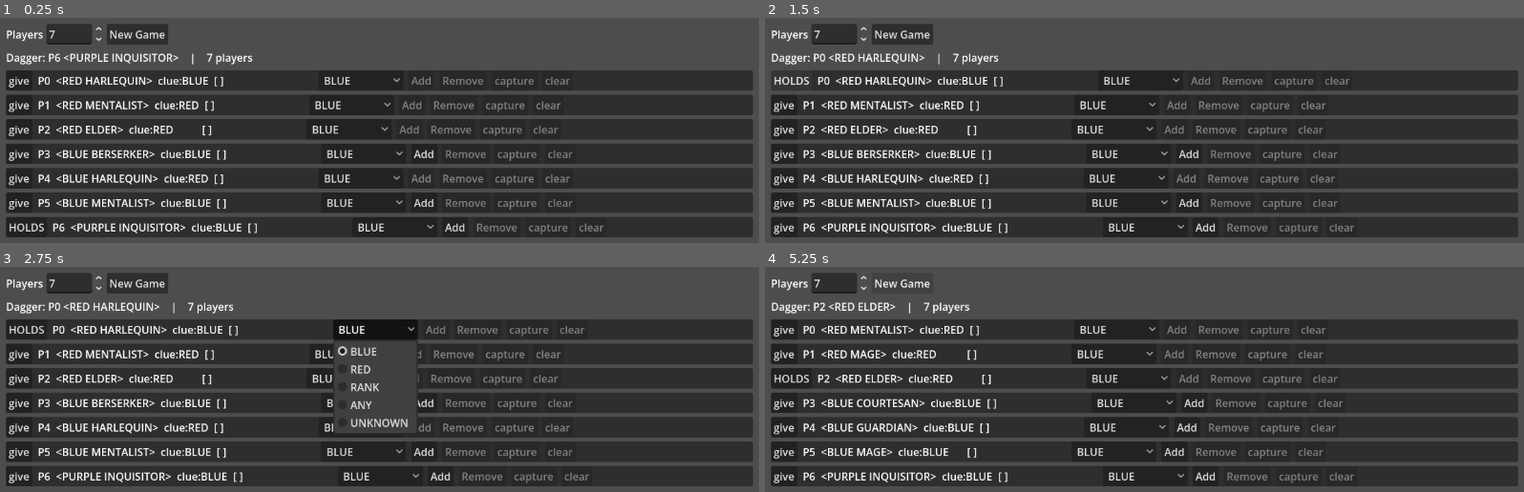
Above: before the commit, frames 1-4 (two rows, left to right).
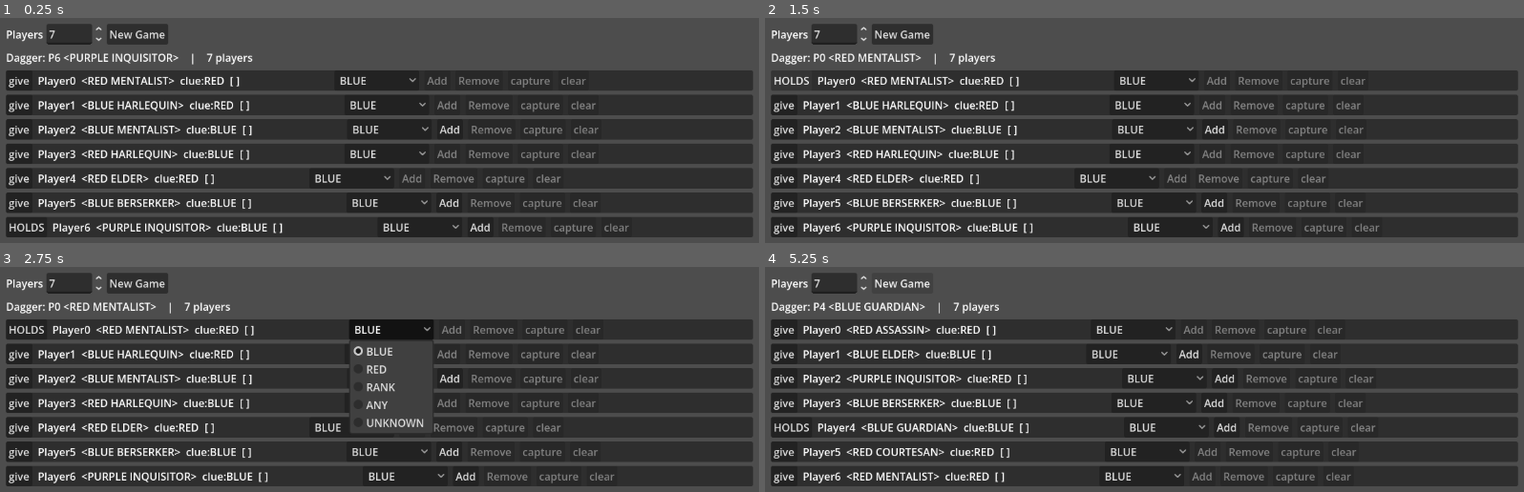
Above: after the commit, the same moments.

Repository: jdbecker/Stabby-Game
Game: Godot game, scene res://ui/dev_panel.tscn
Same seed, same stepped clock (60 frames per second), same inputs: the game is played once before the commit and once after it.
Inputs:
- Up to frame 1 (0.25 s): no input
- Up to frame 2 (1.5 s): click "give" at 0.5 s; click "HOLDS" at 1.25 s
- Up to frame 3 (2.75 s): click "BLUE" at 2 s
- Up to frame 4 (5.25 s): click "Add" at 2.75 s; click "Remove" at 3.5 s; click "New Game" at 4.25 s; click "New Game" at 5 s

The runs differ from the first frame. In frame 1, 8.4% of the frame differs, in the area x 5-83%, y 25-97%; in frame 2, 8.8%; in frame 3, 9.6%, in the area x 5-82%, y 15-97%; in frame 4, 9.0%.

Commit message:
introduce player names

Diff:
--- a/character.gd
+++ b/character.gd
@@ -2,6 +2,7 @@
 extends RefCounted
 ## Dynamic data representing the current state of a character during the course of play
 
+var name: String
 var wounds: Array[CharacterStats.Wound] = []
 var unassigned_wounds: Array[WoundContext] = []
 var unassigned_heals := 0
--- a/game.gd
+++ b/game.gd
@@ -89,6 +89,11 @@
 		characters.append(Character.new(INQUISITOR))
 	assert(characters.size() == player_count, "Couldn't create correct number of characters! Characters: %s" % str(characters))
 
+	characters.shuffle()
+	for i in range(characters.size()):
+		var character := characters[i]
+		character.name = "Player%s" % i
+
 	knife_holder = characters[randi() % characters.size()]
 
 
--- a/ui/player_row.gd
+++ b/ui/player_row.gd
@@ -42,8 +42,8 @@
 func refresh() -> void:
 	var captured := _character.is_captured
 	var suffix := "  [CAPTURED]" if captured else ""
-	_info.text = "P%d  %s  clue:%s%s" % [
-		_index, str(_character), CharacterStats.Clan.keys()[_character.clue_color], suffix
+	_info.text = "%s  %s  clue:%s%s" % [
+		_character.name, str(_character), CharacterStats.Clan.keys()[_character.clue_color], suffix
 	]
 	_wounds_label.text = _character.wounds_to_string(_character.wounds)
 	_give_dagger.text = "HOLDS" if _character == _game.knife_holder else "give"
--- a/ui/player_row.tscn
+++ b/ui/player_row.tscn
@@ -1,30 +1,30 @@
-[gd_scene format=3]
+[gd_scene format=3 uid="uid://kq181b23yokv"]
 
-[ext_resource type="Script" path="res://ui/player_row.gd" id="1"]
+[ext_resource type="Script" uid="uid://dgr4xdpsd8dl6" path="res://ui/player_row.gd" id="1"]
 
-[node name="PlayerRow" type="PanelContainer"]
+[node name="PlayerRow" type="PanelContainer" unique_id=789428363]
 script = ExtResource("1")
 
-[node name="Row" type="HBoxContainer" parent="."]
+[node name="Row" type="HBoxContainer" parent="." unique_id=1949906577]
 layout_mode = 2
 theme_override_constants/separation = 8
 
-[node name="GiveDagger" type="Button" parent="Row"]
+[node name="GiveDagger" type="Button" parent="Row" unique_id=390967811]
 unique_name_in_owner = true
 layout_mode = 2
 text = "give"
 
-[node name="Info" type="Label" parent="Row"]
+[node name="Info" type="Label" parent="Row" unique_id=839947800]
 unique_name_in_owner = true
 custom_minimum_size = Vector2(240, 0)
 layout_mode = 2
 
-[node name="Wounds" type="Label" parent="Row"]
+[node name="Wounds" type="Label" parent="Row" unique_id=524019112]
 unique_name_in_owner = true
 custom_minimum_size = Vector2(150, 0)
 layout_mode = 2
 
-[node name="WoundType" type="OptionButton" parent="Row"]
+[node name="WoundType" type="OptionButton" parent="Row" unique_id=1017501385]
 unique_name_in_owner = true
 layout_mode = 2
 selected = 0
@@ -40,22 +40,22 @@
 popup/item_4/text = "UNKNOWN"
 popup/item_4/id = 0
 
-[node name="Add" type="Button" parent="Row"]
+[node name="Add" type="Button" parent="Row" unique_id=1790855404]
 unique_name_in_owner = true
 layout_mode = 2
 text = "Add"
 
-[node name="Remove" type="Button" parent="Row"]
+[node name="Remove" type="Button" parent="Row" unique_id=574570651]
 unique_name_in_owner = true
 layout_mode = 2
 text = "Remove"
 
-[node name="Capture" type="Button" parent="Row"]
+[node name="Capture" type="Button" parent="Row" unique_id=1073329953]
 unique_name_in_owner = true
 layout_mode = 2
 text = "capture"
 
-[node name="Clear" type="Button" parent="Row"]
+[node name="Clear" type="Button" parent="Row" unique_id=488876044]
 unique_name_in_owner = true
 layout_mode = 2
 text = "clear"
